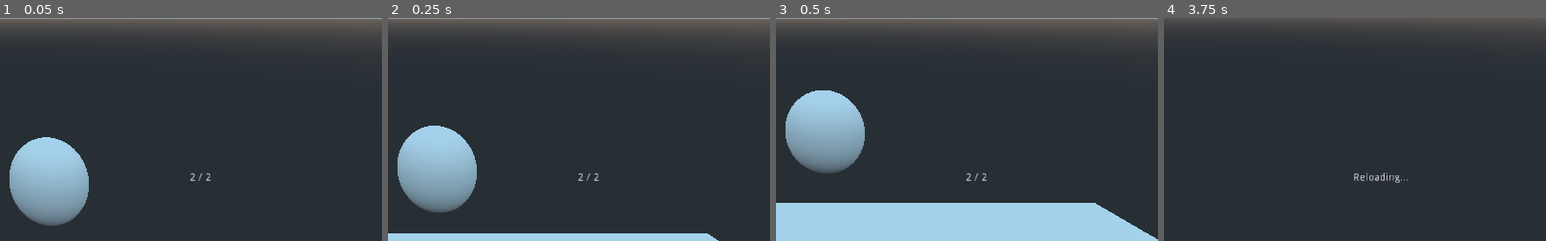
Above: before the commit, frames 1-4 (left to right).
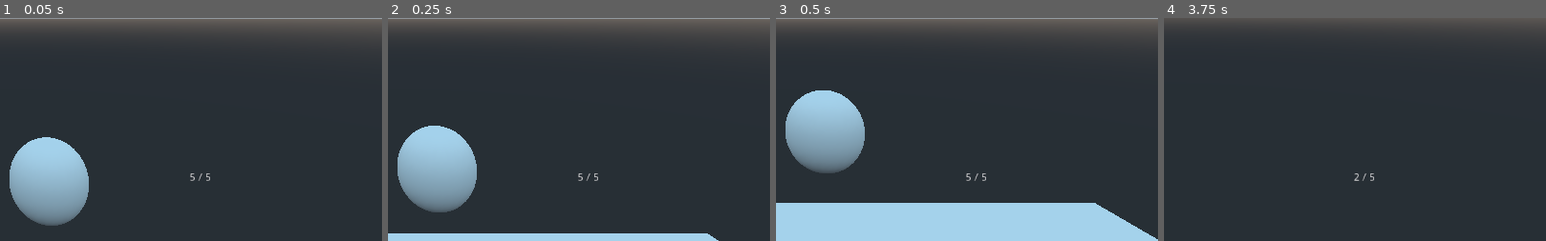
Above: after the commit, the same moments.

Repository: Mike149x/Game2021
Game: Godot game, scene res://MainScene.tscn
The game is run twice, just before and just after one commit, with the same random seed, the same clock (stepped at 60 frames per second) and the same inputs.
Inputs (mouse positions are % of the whole screen's width and height, from its top left):
- Up to frame 1 (0.05 s): no input
- Up to frame 2 (0.25 s): no input
- Up to frame 3 (0.5 s): no input
- Up to frame 4 (3.75 s): move the mouse to (55, 50) at 0.52 s; press the mouse at (55, 50) at 0.53 s; hold W (move_forward) from 0.53 s (still down); tap Space (jump) at 0.77, 1.52, 3.02, 3.5 s; move the mouse to (45, 50) at 1.27 s; release the mouse at (45, 50) at 1.28 s; click (45, 50) at 1.35 s; move the mouse to (52, 48) at 2.02 s; press the mouse at (52, 48) at 2.03 s; tap Enter at 2.75 s; move the mouse to (49, 52) at 2.77 s; release the mouse at (49, 52) at 2.78 s; click (49, 52) at 2.85 s; move the mouse to (57, 51) at 3.52 s; press the mouse at (57, 51) at 3.53 s
The pictures show only the part of the screen within x 50-100%, y 50-100%; the shares and areas given below are measured in that part.

The runs differ from the first frame. In frame 1, less than 0.1% of the frame differs, in the area x 49-56%, y 69-74%; in frame 2, less than 0.1%; in frame 3, less than 0.1%; in frame 4, 0.2%, in the area x 49-64%, y 69-74%.

Commit message:
Tidying up code

Diff:
--- a/SuperStockTrader/FirstPerson.tscn
+++ b/SuperStockTrader/FirstPerson.tscn
@@ -35,4 +35,3 @@
 [node name="Weapon" type="Node" parent="."]
 script = ExtResource( 2 )
 fire_rate = 1.0
-clip_size = 2
--- a/SuperStockTrader/Weapon.gd
+++ b/SuperStockTrader/Weapon.gd
@@ -22,28 +22,16 @@
 	else:
 		ammo_label.set_text("%d / %d" % [current_ammo, clip_size])
 
-	if Input.is_action_just_pressed("primary_fire") and can_fire:
-		#fires the weapon
+	if Input.is_action_pressed("primary_fire") and can_fire:
 		if current_ammo > 0 and not reloading:
-			print("Fired weapon")
-			can_fire = false
-			current_ammo -= 1
-			#after firing, ammo minus 1
-			check_collision()
-
-			yield(get_tree().create_timer(fire_rate), "timeout")
-			#creates timer, waits before fire_rate, then fires
-
-			can_fire = true
+			fire()
+				#fires the weapon
 		elif not reloading:
 			#so if ammo is less than 1 and NOT reloading, the gun will reload
-			print("Reloading...")
-			reloading = true
-			yield(get_tree().create_timer(reload_rate), "timeout")
-			#creates timer, waits before reload_rate, then fires
-			current_ammo = clip_size
-			reloading = false
-			print("Reload Complete")
+			reload()
+
+	if Input.is_action_just_pressed("reload") and not reloading:
+		reload()
 
 func check_collision():
 	if raycast.is_colliding():
@@ -51,3 +39,25 @@
 		if collider.is_in_group("Enemies"):
 			collider.queue_free()
 			print("Killed" + collider.name)
+
+func fire():
+	print("Fired weapon")
+	can_fire = false
+	current_ammo -= 1
+	#after firing, ammo minus 1
+	check_collision()
+
+	yield(get_tree().create_timer(fire_rate), "timeout")
+	#creates timer, waits before fire_rate, then fires
+
+	can_fire = true
+
+
+func reload():
+	print("Reloading...")
+	reloading = true
+	yield(get_tree().create_timer(reload_rate), "timeout")
+	#creates timer, waits before reload_rate, then fires
+	current_ammo = clip_size
+	reloading = false
+	print("Reload Complete")
